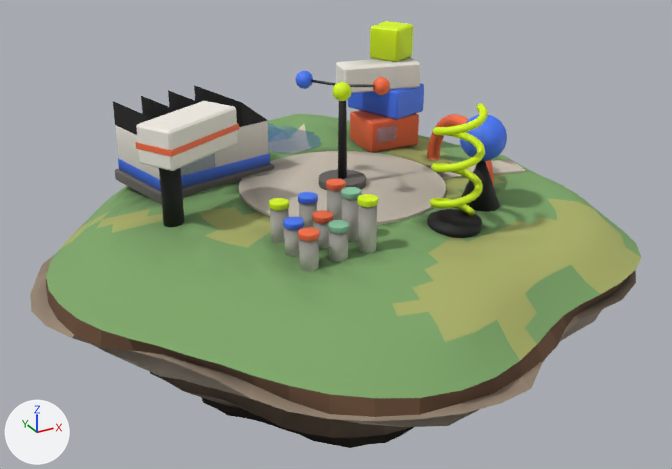
The glTF model public/models/islands/playground_lod1.glb, before and after one commit.
One viewpoint serves both versions: a camera (50 mm lens) standing at (-10.48, -18.96, 8.75) and looking at (0.22, 0.48, -0.97). Every picture has the same lights, and +X, +Y and +Z are marked at lower left. The older version comes first. Where no turn or scale is listed for an object, it has been applied to the vertices. Vertices at exactly the same position are counted once.

The scene before the commit, as lines of its bpy script (objects in view):
```python
ob_anim_bounce_0 = bpy.data.objects.new('anim_bounce_0', me_anim_bounce_0)
ob_anim_bounce_0.location = (-2.5, -3.3, 0.69)
ob_anim_bounce_1 = bpy.data.objects.new('anim_bounce_1', me_anim_bounce_1)
ob_anim_bounce_1.location = (-2.5, -2.6, 0.71)
ob_anim_bounce_2 = bpy.data.objects.new('anim_bounce_2', me_anim_bounce_2)
ob_anim_bounce_2.location = (-2.5, -1.9, 0.82)
ob_anim_bounce_3 = bpy.data.objects.new('anim_bounce_3', me_anim_bounce_3)
ob_anim_bounce_3.location = (-1.8, -3.3, 0.74)
ob_anim_bounce_4 = bpy.data.objects.new('anim_bounce_4', me_anim_bounce_4)
ob_anim_bounce_4.location = (-1.8, -2.6, 0.73)
ob_anim_bounce_5 = bpy.data.objects.new('anim_bounce_5', me_anim_bounce_5)
ob_anim_bounce_5.location = (-1.8, -1.9, 0.83)
ob_anim_bounce_6 = bpy.data.objects.new('anim_bounce_6', me_anim_bounce_6)
ob_anim_bounce_6.location = (-1.1, -3.3, 0.98)
ob_buildings = bpy.data.objects.new('buildings', me_buildings)
ob_buildings.location = (-0.46, 0.44, 1.99)
ob_terrain = bpy.data.objects.new('terrain', me_terrain)
ob_terrain.location = (-0.38, -0.01, -0.01)
# also in view: 'water_pond0' at (0.6, 4.4, 0.45); 'anim_spin_kinetic' at (0.57, 0.3, 3.0); 'landmarks' at (2.31, -1.14, 1.76); 'anim_bounce_7' at (-1.1, -2.6, 0.94); 'foundation' at (-0.46, 0.04, -3.47)
```
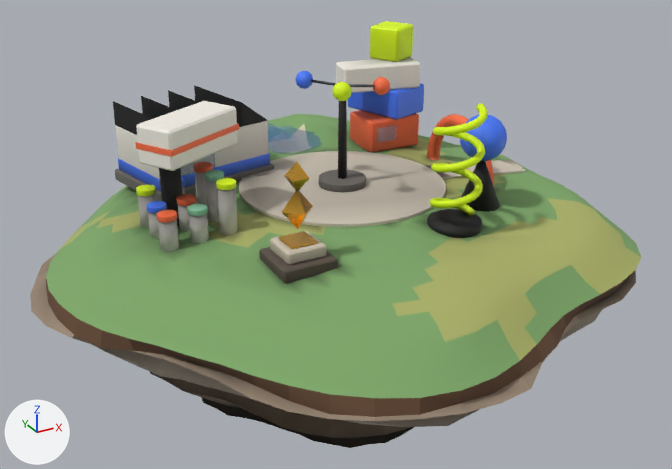
Where the newer file only moved an object's origin or applied its transform, the numbers keep the older frame.

Diff of the bpy script that builds the scene:
```diff
--- a/public/models/islands/playground_lod1.glb.py
+++ b/public/models/islands/playground_lod1.glb.py
@@ mat_m_gold @@
+mat_m_gold = bpy.data.materials.new('M_gold')
+# nodes: BsdfPrincipled, Mix, OutputMaterial, VertexColor
+# colours: orange #f1b84b, mixed with the vertex colours
@@ me_terrain @@
 me_terrain.from_pydata(...)  # 1113 vertices, 2126 faces; spans x -6.8..6.8, y -7.5..7.5, z -0.6..0.6
+# me_terrain part 1: 143 faces centred in x -5.9..0.9, y -5.0..2.1, z 0.0..0.5 are repainted in the vertex colours; the middle colour goes from white #f9f9f9 to white #f6f6f6
+# me_terrain part 2: 92 faces centred in x -4.7..0.7, y -3.9..1.3, z 0.2..0.5 are repainted in the vertex colours; the middle colour goes from white #f2f2f2 to light grey #d3d3d3
+# me_terrain part 3: 54 faces centred in x -4.1..1.6, y -3.6..1.5, z 0.3..0.5 are repainted in the vertex colours; the middle colour goes from light grey #e2e2e2 to light grey #dddddd
+# me_terrain part 4: 49 faces centred in x -2.4..-0.1, y -3.5..-1.0, z 0.2..0.5 are repainted in the vertex colours; the middle colour goes from light grey #d0d0d0 to white #fbfbfb
 me_terrain.materials.append(mat_m_grass)
@@ me_buildings @@
-me_buildings.from_pydata(...)  # 458 vertices, 828 faces; spans x -4.5..4.5, y -4.06..4.06, z -1.73..1.73
+me_buildings.from_pydata(...)  # 530 vertices, 960 faces; spans x -4.5..4.5, y -4.12..4.06, z -1.74..1.73
+# me_buildings part 5: a new loose piece of 24 vertices spanning x -2.48..-1.86, y -3.81..-3.19, z -1.16..-1.11, in mat_m_gold
+# me_buildings part 6: a new loose piece of 24 vertices spanning x -2.79..-1.54, y -4.12..-2.87, z -1.74..-1.44, in mat_m_stone_dark
+# me_buildings part 7: a new loose piece of 24 vertices spanning x -2.62..-1.72, y -3.95..-3.05, z -1.44..-1.16, in mat_m_stone_light
 me_buildings.materials.append(mat_m_blue)
@@ me_buildings @@
 me_buildings.materials.append(mat_m_orange)
+me_buildings.materials.append(mat_m_gold)
+me_buildings.materials.append(mat_m_stone_dark)
+me_buildings.materials.append(mat_m_stone_light)
@@ ob_anim_bounce_0 @@
 ob_anim_bounce_0 = bpy.data.objects.new('anim_bounce_0', me_anim_bounce_0)
-ob_anim_bounce_0.location = (-2.5, -3.3, 0.69)
+ob_anim_bounce_0.location = (-4.7, -0.9, 0.67)
@@ ob_anim_bounce_1 @@
 ob_anim_bounce_1 = bpy.data.objects.new('anim_bounce_1', me_anim_bounce_1)
-ob_anim_bounce_1.location = (-2.5, -2.6, 0.71)
+ob_anim_bounce_1.location = (-4.7, -0.2, 0.66)
@@ ob_anim_bounce_2 @@
 ob_anim_bounce_2 = bpy.data.objects.new('anim_bounce_2', me_anim_bounce_2)
-ob_anim_bounce_2.location = (-2.5, -1.9, 0.82)
+ob_anim_bounce_2.location = (-4.7, 0.5, 0.74)
@@ ob_anim_bounce_3 @@
 ob_anim_bounce_3 = bpy.data.objects.new('anim_bounce_3', me_anim_bounce_3)
-ob_anim_bounce_3.location = (-1.8, -3.3, 0.74)
+ob_anim_bounce_3.location = (-4.0, -0.9, 0.69)
@@ ob_anim_bounce_4 @@
 ob_anim_bounce_4 = bpy.data.objects.new('anim_bounce_4', me_anim_bounce_4)
-ob_anim_bounce_4.location = (-1.8, -2.6, 0.73)
+ob_anim_bounce_4.location = (-4.0, -0.2, 0.71)
@@ ob_anim_bounce_5 @@
 ob_anim_bounce_5 = bpy.data.objects.new('anim_bounce_5', me_anim_bounce_5)
-ob_anim_bounce_5.location = (-1.8, -1.9, 0.83)
+ob_anim_bounce_5.location = (-4.0, 0.5, 0.79)
@@ ob_anim_bounce_6 @@
 ob_anim_bounce_6 = bpy.data.objects.new('anim_bounce_6', me_anim_bounce_6)
-ob_anim_bounce_6.location = (-1.1, -3.3, 0.98)
+ob_anim_bounce_6.location = (-3.3, -0.9, 0.96)
@@ ob_anim_bounce_7 @@
 ob_anim_bounce_7 = bpy.data.objects.new('anim_bounce_7', me_anim_bounce_7)
-ob_anim_bounce_7.location = (-1.1, -2.6, 0.94)
+ob_anim_bounce_7.location = (-3.3, -0.2, 0.97)
@@ ob_anim_bounce_8 @@
 ob_anim_bounce_8 = bpy.data.objects.new('anim_bounce_8', me_anim_bounce_8)
-ob_anim_bounce_8.location = (-1.1, -1.9, 0.92)
+ob_anim_bounce_8.location = (-3.3, 0.5, 0.96)
@@ ob_anim_spin_monument_double @@
+ob_anim_spin_monument_double = bpy.data.objects.new('anim_spin_monument_double', me_anim_spin_monument_double)  # 12 vertices, 16 faces; spans x -0.36..0.36, y -0.36..0.36, z -0.744..0.744
+ob_anim_spin_monument_double.location = (-2.63, -3.05, 1.84)
```

What differs and where, as boxes (x1, y1, x2, y2) in the pictures (672 x 469 px):
'buildings', reshaped (21% taller)
    before: (113, 21, 500, 238)
    after: (113, 21, 500, 283)
'anim_bounce_6', moved
    before: (357, 194, 378, 253)
    after: (216, 178, 238, 235)
'anim_bounce_0', moved
    before: (298, 227, 319, 272)
    after: (157, 210, 179, 252)
'anim_bounce_3', moved
    before: (328, 220, 349, 262)
    after: (187, 204, 209, 243)
'anim_bounce_7', moved
    before: (341, 187, 361, 241)
    after: (204, 170, 224, 222)
'anim_bounce_2', moved
    before: (269, 198, 289, 243)
    after: (136, 185, 156, 228)
'anim_bounce_8', moved
    before: (326, 179, 346, 220)
    after: (193, 162, 213, 205)
'anim_bounce_1', moved
    before: (283, 217, 304, 257)
    after: (146, 201, 167, 239)
'anim_spin_monument_double', added
    after: (282, 161, 313, 229)
'anim_bounce_4', moved
    before: (313, 211, 333, 249)
    after: (176, 194, 196, 231)
'anim_bounce_5', moved (mostly hidden afterwards)
    before: (298, 192, 318, 228)
    after: (181, 178, 185, 194)
part 1 of me_terrain, edited (looks the same)
    both: (81, 207, 433, 328)
part 2 of me_terrain, recoloured
    both: (129, 166, 381, 294)
part 3 of me_terrain, edited (looks the same)
    both: (195, 152, 444, 277)
part 4 of me_terrain, recoloured
    both: (260, 211, 389, 266)
part 5 of me_buildings, added
    after: (278, 231, 318, 249)
part 6 of me_buildings, added
    after: (259, 247, 338, 283)
part 7 of me_buildings, added
    after: (270, 231, 326, 265)
